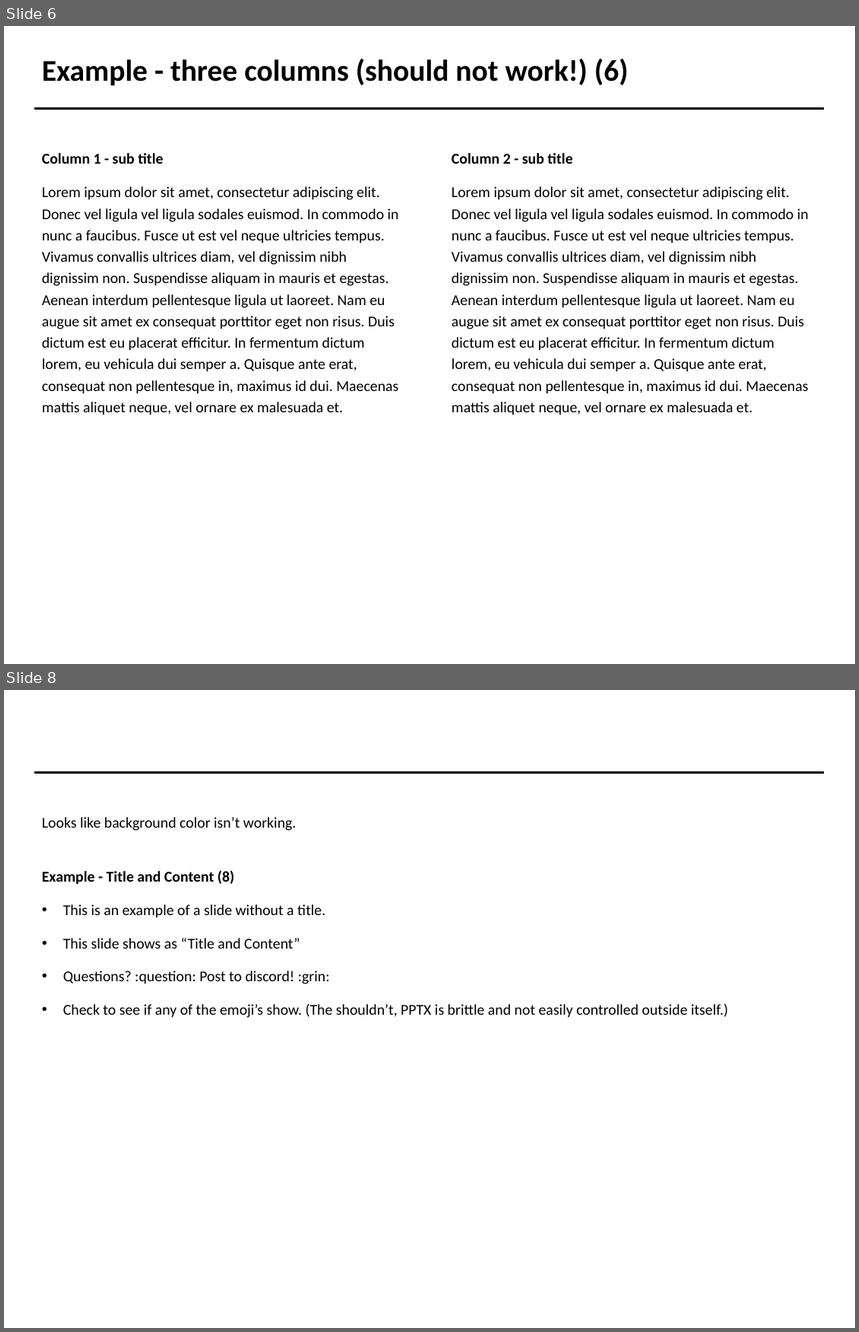
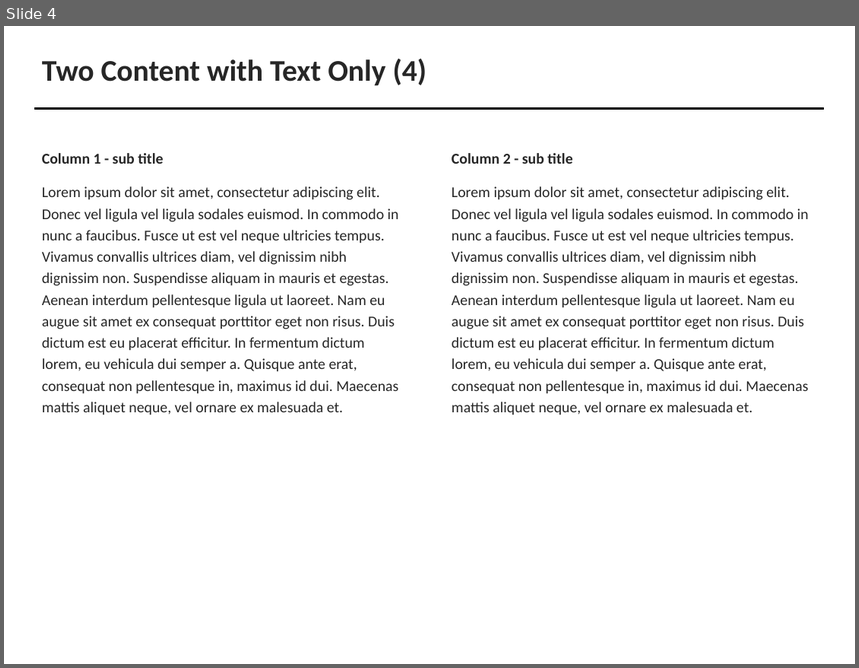
Before and after one commit to vcu-ssg/ssg-vcu-bofa-sandbox, a slide deck: study1.pptx. Shown one above the other, each under a label of ours: slides 6 and 8 before the commit, slide 4 after it; the slides between them are not shown. The pictures are 859x1332 and 859x668 pixels, drawn with LibreOffice and Linux fonts; fonts in the diff are those of the drawing; background and template pictures are left out. Boxes give left, top, right and bottom in pixels: in the first picture for what was removed or moved away, otherwise in the second. Text is boxed around its words. In the diff, an @@ line names an element or a change of style, - is before the commit and + after.

```diff
--- a/study1.pptx
+++ b/study1.pptx
@@ slide 8 removed at [4, 690, 855, 1328], background #FFFFFF; not listed: 1 template element that a slide beside it also shows @@
@@ text removed at [42, 817, 728, 1018] @@
-Looks like background color isn’t working.
-Example - Title and Content (8)
-• This is an example of a slide without a title.
-• This slide shows as “Title and Content”
-• Questions? :question: Post to discord! :grin:
-• Check to see if any of the emoji’s show. (The shouldn’t, PPTX is brittle and not easily controlled outside itself.)
@@ what was slide 6 is now slide 4 @@
@@ slide 4 changed as well @@
@@ title at [42, 59, 427, 86]: text changed; text colour #000000 to #262626 @@
-Example - three columns (should not work!) (6)
+Two Content with Text Only (4)
@@ text "Column 1 - sub title" at [42, 153, 399, 415]: text colour #000000 to #262626 @@
@@ text "Column 2 - sub title" at [452, 153, 809, 414]: text colour #000000 to #262626 @@
```
Also in this commit, not shown: 8 other slides changed, 4 slides added, 1 other slide removed, 4 other files.
